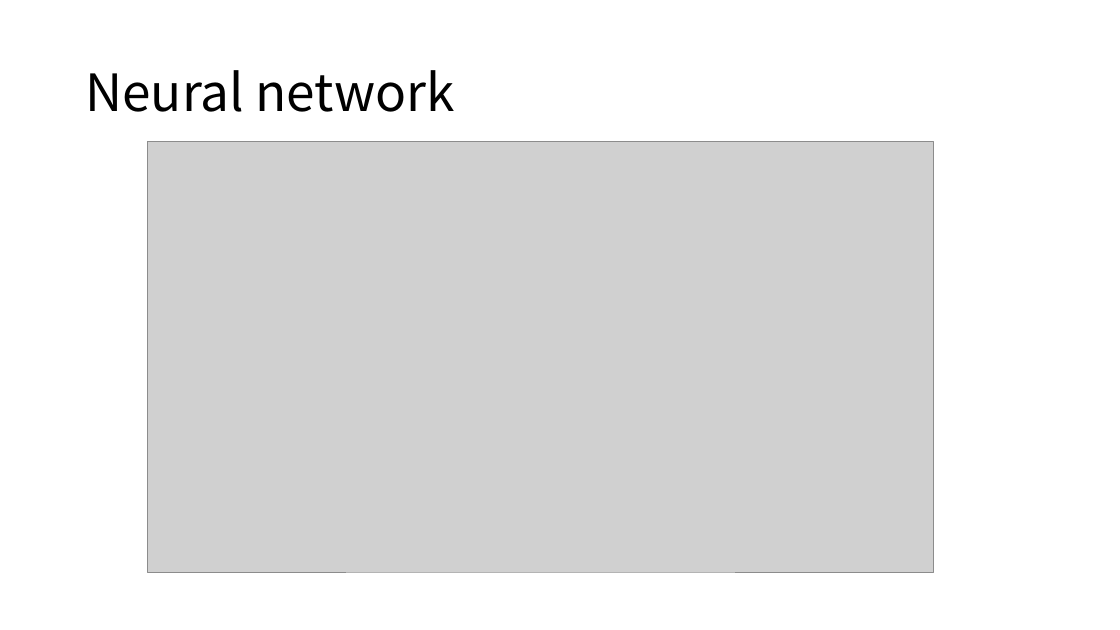
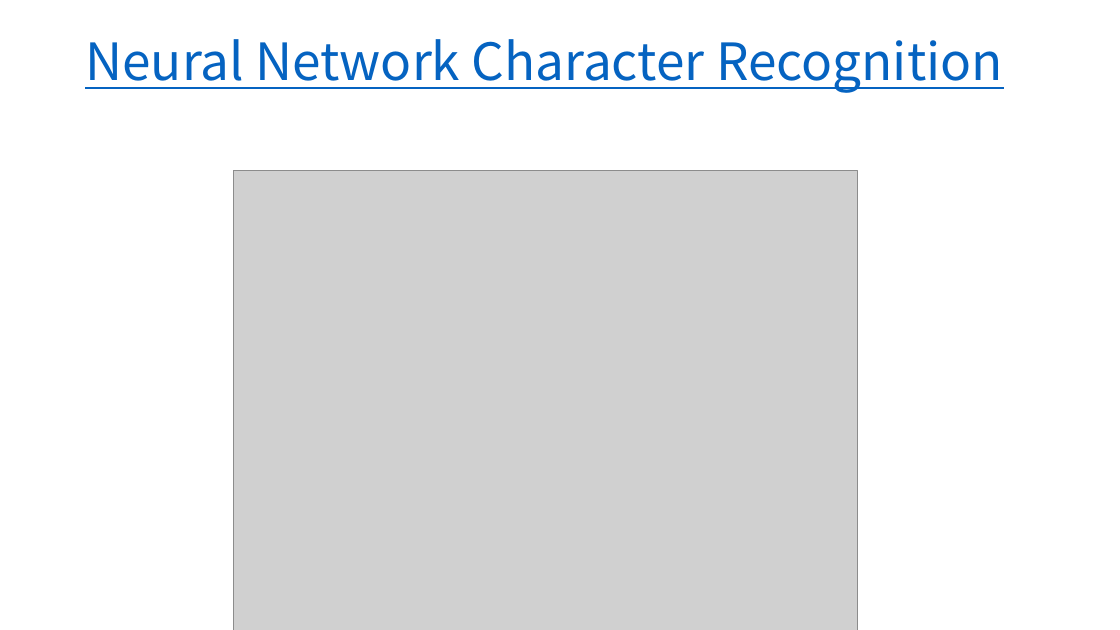
Before and after one commit to MigoJJ/AI_2023.07, a slide deck: slide 24 of chat GPT.pptx (slide 20 before the commit). Drawn at 1120x630 pixels with LibreOffice and Linux fonts; fonts in the diff are those of the drawing; grey boxes stand for pictures. Boxes give left, top, right and bottom in pixels: in the first picture for what was removed or moved away, otherwise in the second. Text is boxed around its words. In the diff, an @@ line names an element or a change of style, - is before the commit and + after.

```diff
--- a/chat GPT.pptx
+++ b/chat GPT.pptx
@@ title at [85, 39, 1003, 93]: text changed; text colour #000000 to #0563C1 @@
-Neural network
+Neural Network Character Recognition
@@ picture: place and size @@
-picture at [148, 142, 933, 572]
+picture at [234, 171, 858, 630]
```
Also in this commit, not shown: 4 other slides changed, 2 slides added.
